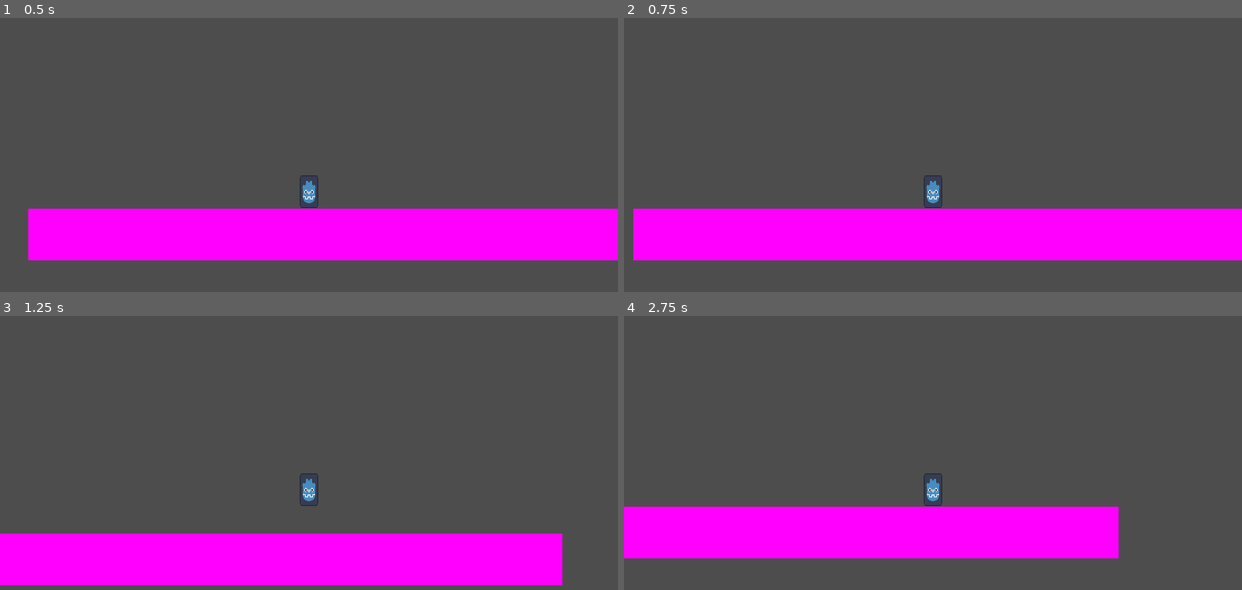
Above: before the commit, frames 1-4 (two rows, left to right).
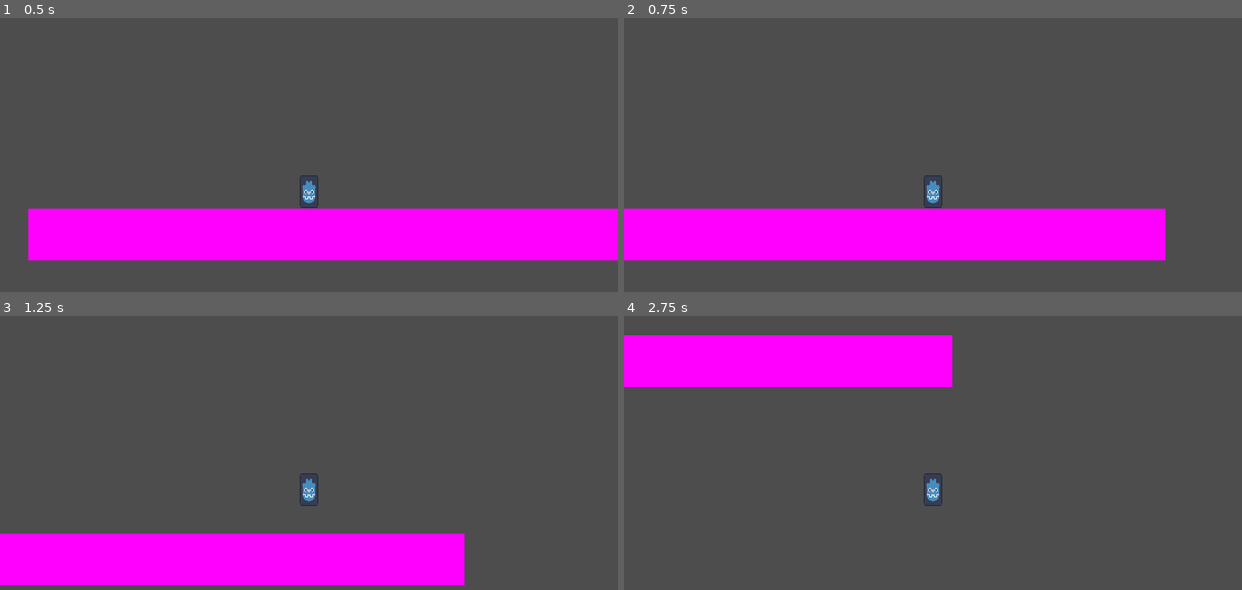
Above: after the commit, the same moments.

Repository: VoidedCrystal/GloopifyGame
Game: Godot game, scene res://Levels/TestLevel.tscn
Two runs of this game, one before a commit and one after it. Both use one fixed random seed, a clock stepped at 60 frames per second and the inputs below.
Inputs:
- Up to frame 1 (0.5 s): no input
- Up to frame 2 (0.75 s): tap Enter at 0.5 s; hold Right (move-right) from 0.53 s (still down); tap Shift (dash, bound only after the commit) at 0.6 s
- Up to frame 3 (1.25 s): keep holding Right (move-right); tap Space (jump) at 0.77 s
- Up to frame 4 (2.75 s): tap Shift (dash, bound only after the commit) at 1.35, 2.1 s; tap Space (jump) at 1.52 s; release Right (move-right) at 2.03 s; hold Left (move-left) from 2.03 s (still down)

Frame 1 is identical in both runs. In frame 2, 2.6% of the frame differs, in the area x 0-100%, y 69-89%; in frame 3, 3.0%; in frame 4, 25%, in the area x 0-81%, y 7-89%.

Commit message:
Add player dash

Diff:
--- a/Gloopify!/Entities/player.gd
+++ b/Gloopify!/Entities/player.gd
@@ -7,9 +7,23 @@
 var speed = 275.0
 var current_direction = 0
 var last_direction = 0
+var current_directionY = 0
+
+var dash_count = 1
+var canDash = true
+var dash_tick = 0
+const DASH_TIME = 10
+var dash_speed = 10000
+var dashing = false
+var dash_start = true
+var dashX = 0
+var dashY = 0
 
 func _physics_process(delta: float) -> void:
 	# Add the gravity.
+	if dashing and dashY != 0:
+		velocity.y = 0
+
 	if not is_on_floor():
 		velocity += get_gravity() * delta
 
@@ -22,21 +36,57 @@
 	if direction:
 		velocity.x = direction * speed
 	else:
-		velocity.x = move_toward(velocity.x, 0, speed)
-		current_direction = 0
-		speed = BASE_SPEED
+		if dashing:
+			velocity.x = 0
+		else:
+			velocity.x = move_toward(velocity.x, 0, speed)
+			current_direction = 0
+			speed = BASE_SPEED
 
-	if Input.is_action_just_pressed("move-left"):
+	if Input.is_action_pressed("move-left"):
 		current_direction = -1
-	elif Input.is_action_just_pressed("move-right"):
+	if Input.is_action_pressed("move-right"):
 		current_direction = 1
 
+	var directionY := Input.get_axis("move-up", "move-down")
+	if !directionY:
+		current_directionY = 0
+
+	if Input.is_action_pressed("move-down"):
+		current_directionY = 1
+	elif Input.is_action_pressed("move-up"):
+		current_directionY = -1
+
+	if Input.is_action_just_pressed("dash") and canDash:
+		print("Dashing!")
+		dashing = true
+		dash_start = true
+		dash_count -= 1
+		canDash = false
+
 	#increase speed if necessary
-	if current_direction == last_direction and speed < MAX_SPEED:
+	if current_direction == last_direction and speed < MAX_SPEED and is_on_floor():
 		speed += 5
 	elif current_direction != last_direction:
 		speed = BASE_SPEED
 
+	if dashing:
+		dash_tick += 1
+		velocity.x += 2 * (1.0 * dash_speed / DASH_TIME) * dashX
+		velocity.y += 0.5 * (1.0 * dash_speed / DASH_TIME) * dashY
+		if dash_tick >= DASH_TIME:
+			dashing = false
+			dash_tick = 0
 	move_and_slide()
 
 	last_direction = current_direction
+	if !dashing:
+		dashX = current_direction
+	if !dashing:
+		dashY = current_directionY
+	if is_on_floor():
+		dash_count = 1
+		canDash = true
+
+	if Input.is_action_just_pressed("reset"):
+		get_tree().reload_current_scene()
--- /dev/null
+++ b/Gloopify!/Levels/rich_text_label.gd
@@ -0,0 +1,12 @@
+extends RichTextLabel
+
+@onready var player = get_node("..")
+# Called when the node enters the scene tree for the first time.
+func _ready() -> void:
+	pass # Replace with function body.
+
+
+# Called every frame. 'delta' is the elapsed time since the previous frame.
+func _process(_delta: float) -> void:
+	var velString = "Y Velocity: "+ str(player.velocity.y)+ "\nDashY: " + str(player.dashY)
+	set_text(velString)
--- a/Gloopify!/project.godot
+++ b/Gloopify!/project.godot
@@ -52,3 +52,24 @@
 "events": [Object(InputEventKey,"resource_local_to_scene":false,"resource_name":"","device":-1,"window_id":0,"alt_press …(191 unchanged characters)…
 ]
 }
+dash={
+"deadzone": 0.5,
+"events": [Object(InputEventKey,"resource_local_to_scene":false,"resource_name":"","device":-1,"window_id":0,"alt_pressed":false,"shift_pressed":false,"ctrl_pressed":false,"meta_pressed":false,"pressed":false,"keycode":0,"physical_keycode":4194325,"key_label":0,"unicode":0,"location":0,"echo":false,"script":null)
+]
+}
+accept={
+"deadzone": 0.5,
+"events": [Object(InputEventKey,"resource_local_to_scene":false,"resource_name":"","device":-1,"window_id":0,"alt_pressed":false,"shift_pressed":false,"ctrl_pressed":false,"meta_pressed":false,"pressed":false,"keycode":0,"physical_keycode":4194309,"key_label":0,"unicode":0,"location":0,"echo":false,"script":null)
+, Object(InputEventKey,"resource_local_to_scene":false,"resource_name":"","device":-1,"window_id":0,"alt_pressed":false,"shift_pressed":false,"ctrl_pressed":false,"meta_pressed":false,"pressed":false,"keycode":0,"physical_keycode":67,"key_label":0,"unicode":99,"location":0,"echo":false,"script":null)
+]
+}
+back={
+"deadzone": 0.5,
+"events": [Object(InputEventKey,"resource_local_to_scene":false,"resource_name":"","device":-1,"window_id":0,"alt_pressed":false,"shift_pressed":false,"ctrl_pressed":false,"meta_pressed":false,"pressed":false,"keycode":0,"physical_keycode":88,"key_label":0,"unicode":120,"location":0,"echo":false,"script":null)
+]
+}
+reset={
+"deadzone": 0.5,
+"events": [Object(InputEventKey,"resource_local_to_scene":false,"resource_name":"","device":-1,"window_id":0,"alt_pressed":false,"shift_pressed":false,"ctrl_pressed":false,"meta_pressed":false,"pressed":false,"keycode":0,"physical_keycode":82,"key_label":0,"unicode":114,"location":0,"echo":false,"script":null)
+]
+}
Not shown, added: .DS_Store
